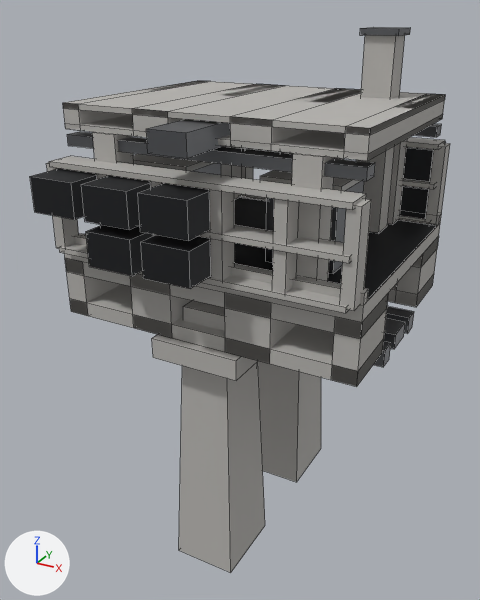
Renders of the FBX model Assets/_Project/04.Art/02.Models/Megastructure/SM_Mega_Industry.fbx from each side of a commit.
Camera for both pictures: a camera (50 mm lens) standing at (40.7, -80.0, 61.0) and looking at (-2.4, -1.6, 21.8). Lighting does not change. The marker at lower left points along +X, +Y and +Z. The older version comes first. Mesh edges are drawn as thin lines. Where no turn or scale is listed for an object, it has been applied to the vertices. Vertices at exactly the same position are counted once.

Script lines for the objects in view, before the commit:
```python
me_sm_mega_industry = bpy.data.meshes.new('SM_Mega_Industry')
me_sm_mega_industry.from_pydata(...)  # 616 vertices, 486 faces; spans x -21.0..21.0, y -23.2..23.3, z -14.0..58.6
# faces by material slot: [306, 114, 66]
me_sm_mega_industry.materials.append(mat_m_mega_concrete)  # grey #b6b3af
me_sm_mega_industry.materials.append(mat_m_mega_steel)  # grey #77797d
me_sm_mega_industry.materials.append(mat_m_mega_dark)  # dark grey #3e3f42
ob_sm_mega_industry = bpy.data.objects.new('SM_Mega_Industry', me_sm_mega_industry)
ob_sm_mega_industry.location = (0.0, 0.0, 0.0)
```
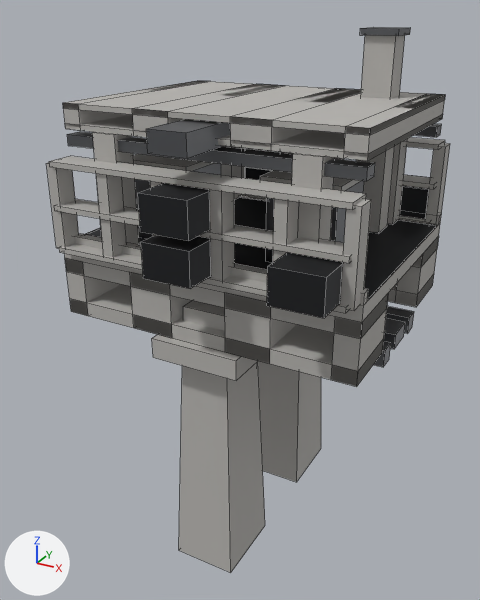
Location of each change, (x1, y1, x2, y2) in pixels of the pictures (480 x 600 px; the box of a moved part takes in the faces that stretch with it):
'SM_Mega_Industry', reshaped: before (30, 27, 450, 573); after (47, 27, 450, 573)
part 1 of me_sm_mega_industry, moved or reshaped: before (86, 225, 153, 276); after (267, 252, 343, 318)
part 2 of me_sm_mega_industry, moved or reshaped (mostly hidden afterwards): before (403, 142, 446, 181); after (245, 167, 272, 180)
part 3 of me_sm_mega_industry, deleted: before (81, 175, 151, 230)
part 4 of me_sm_mega_industry, deleted: before (30, 168, 97, 220)

The change, as a list of edits to the scene's bpy script:
```text
Change me_sm_mega_industry:
    used by ob_sm_mega_industry; location = (0.0, 0.0, 0.0)
    remove me_sm_mega_industry.from_pydata(...)  # 616 vertices, 486 faces; spans x -21.0..21.0, y -23.2..23.3, z -14.0..58.6
    add me_sm_mega_industry.from_pydata(...)  # 584 vertices, 462 faces; spans x -21.0..21.0, y -23.2..23.3, z -14.0..58.6
    me_sm_mega_industry part 1: the loose piece of 8 vertices spanning x -11.1..-4.7, y -23.2..-15.7, z 32.6..37.0 is moved by (23.8, 0.0, 0.0)
    me_sm_mega_industry part 2: the loose piece of 8 vertices spanning x 12.6..19.0, y 15.8..23.3, z 38.2..42.6 is moved by (-23.8, 0.0, -5.6)
    me_sm_mega_industry part 3: the loose piece of 8 vertices spanning x -11.1..-4.7, y -23.2..-15.7, z 38.2..42.6 is deleted
    me_sm_mega_industry part 4: the loose piece of 8 vertices spanning x -19.0..-12.6, y -23.2..-15.7, z 38.2..42.6 is deleted
    other edits to the shape of me_sm_mega_industry do not show in these pictures
```
